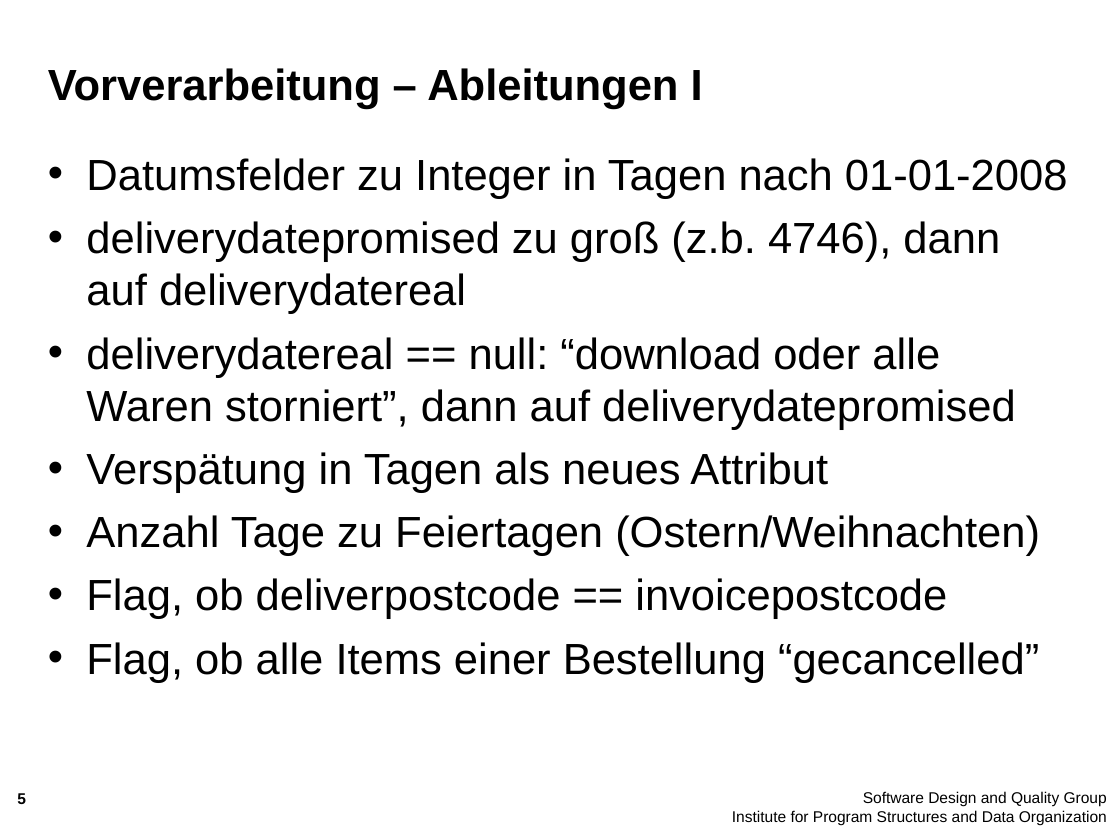
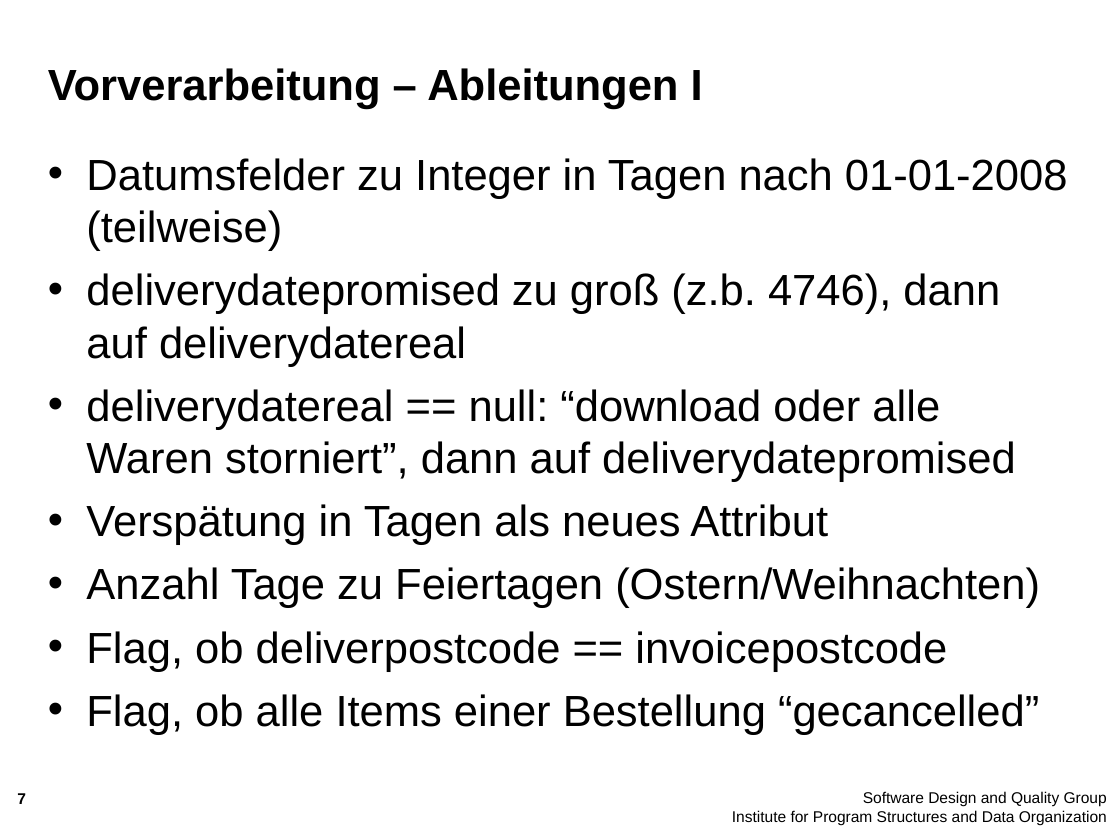
Before and after one commit to majdi14789/dwm10, a slide deck: slide 7 of Zwischenpräsentation/Zwischenstand.ppt (slide 5 before the commit). Drawn at 1120x840 pixels with LibreOffice and Linux fonts; fonts in the diff are those of the drawing; background and template pictures are left out. Boxes give left, top, right and bottom in pixels: in the first picture for what was removed or moved away, otherwise in the second. Text is boxed around its words. In the diff, an @@ line names an element or a change of style, - is before the commit and + after.

```diff
--- a/Zwischenpräsentation/Zwischenstand.ppt
+++ b/Zwischenpräsentation/Zwischenstand.ppt
@@ text at (86, 158, 1068, 251): text changed @@
-• Datumsfelder zu Integer in Tagen nach 01-01-2008
+• Datumsfelder zu Integer in Tagen nach 01-01-2008 (teilweise)
@@ page number at (17, 793, 26, 804): text changed @@
-5
+7
```
Also in this commit, not shown: 5 other slides changed, 3 slides added.
